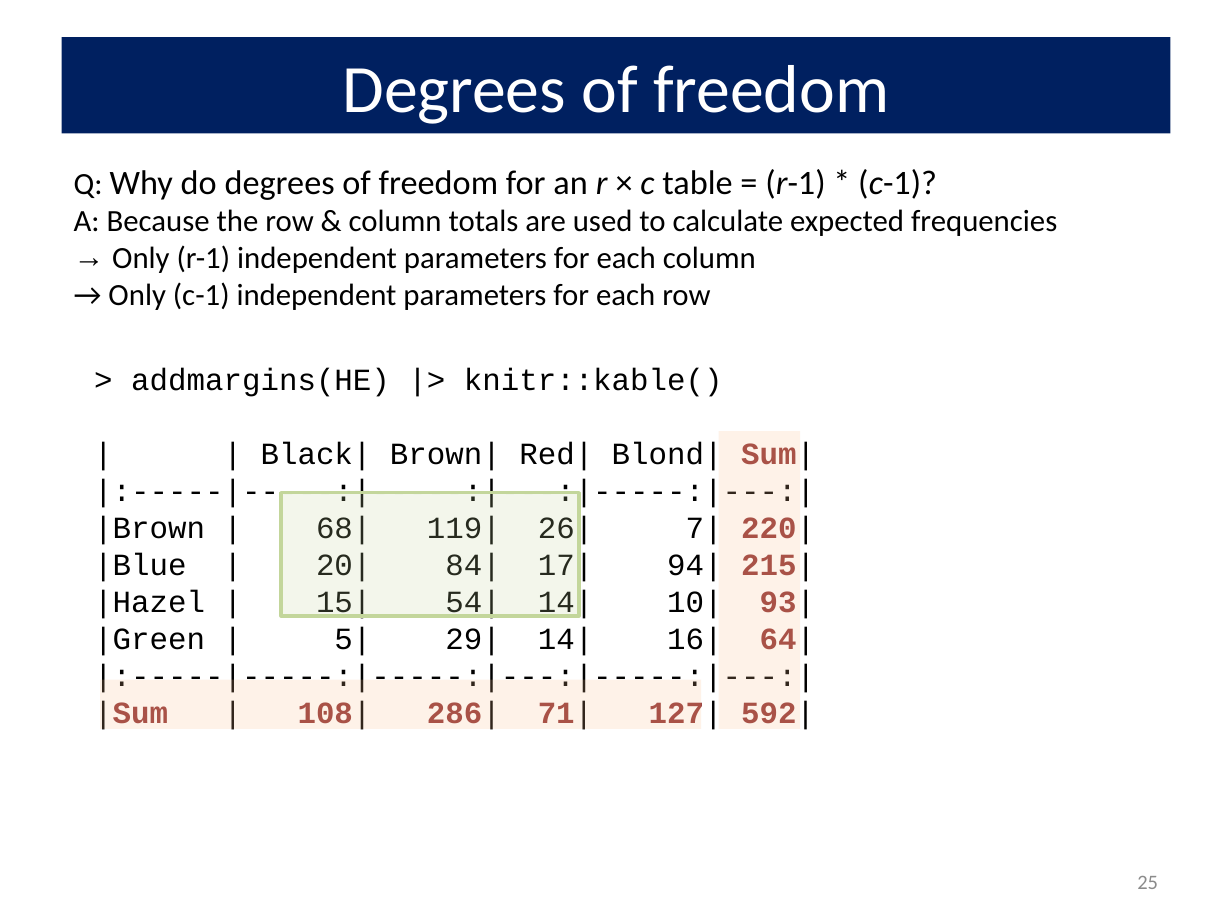
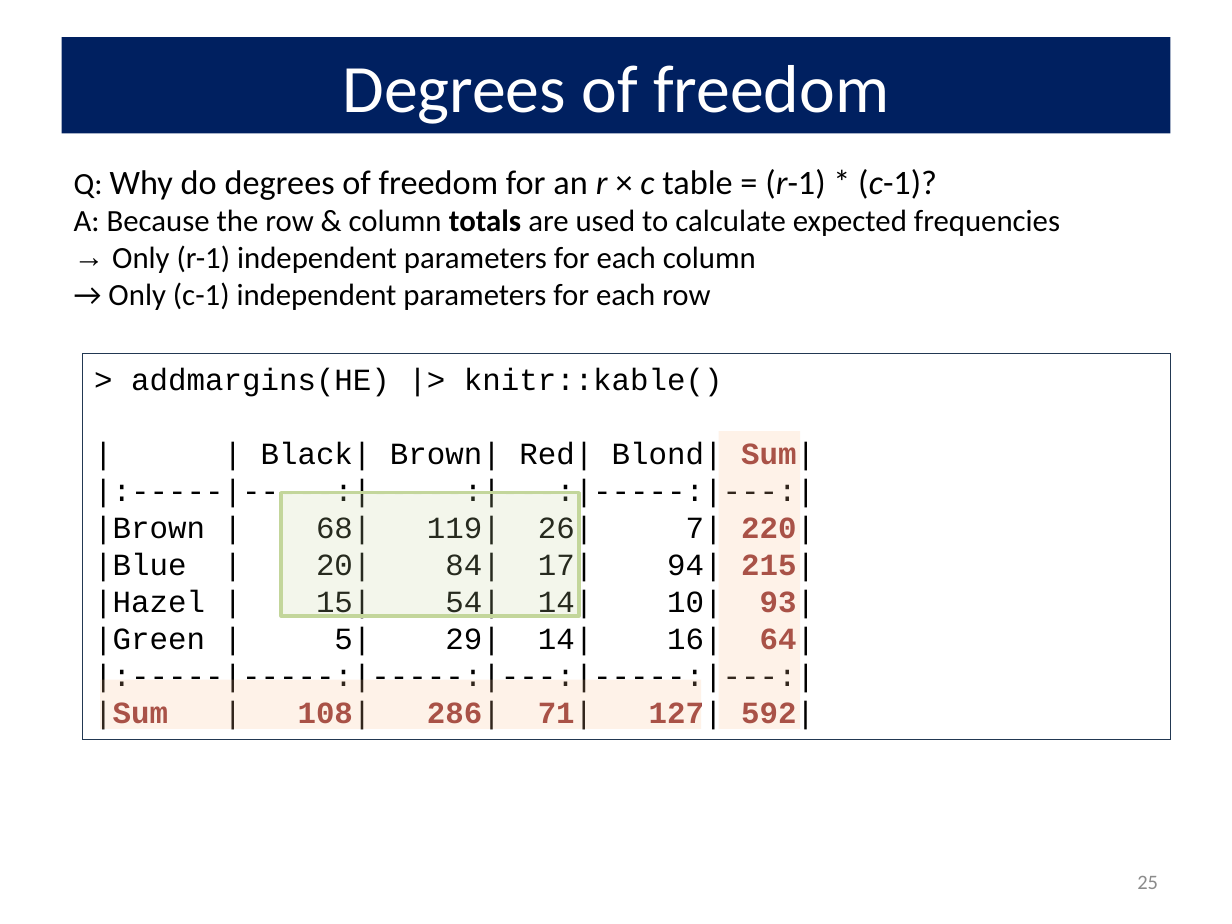
Before and after one commit to friendly/psy6136, a slide deck: slide 25 of lectures/04-Loglin.pptx. Drawn at 1232x924 pixels with LibreOffice and Linux fonts; fonts in the diff are those of the drawing. Boxes give left, top, right and bottom in pixels: in the first picture for what was removed or moved away, otherwise in the second. Text is boxed around its words. In the diff, an @@ line names an element or a change of style, - is before the commit and + after.

```diff
--- a/lectures/04-Loglin.pptx
+++ b/lectures/04-Loglin.pptx
@@ text at (74,209,1060,236): bold on in "totals" @@
@@ rectangle "> addmargins(HE) |> knitr::kable()": place and size @@
-rectangle "> addmargins(HE) |> knitr::kable()" at (94,368,815,730)
+rectangle "> addmargins(HE) |> knitr::kable()" at (83,354,1170,739)
@@ rectangle "> addmargins(HE) |> knitr::kable()" at (83,354,1170,739): outline none to #233953 0.75 pt @@
```
Also in this commit, not shown: 18 other slides changed, 4 other files.
